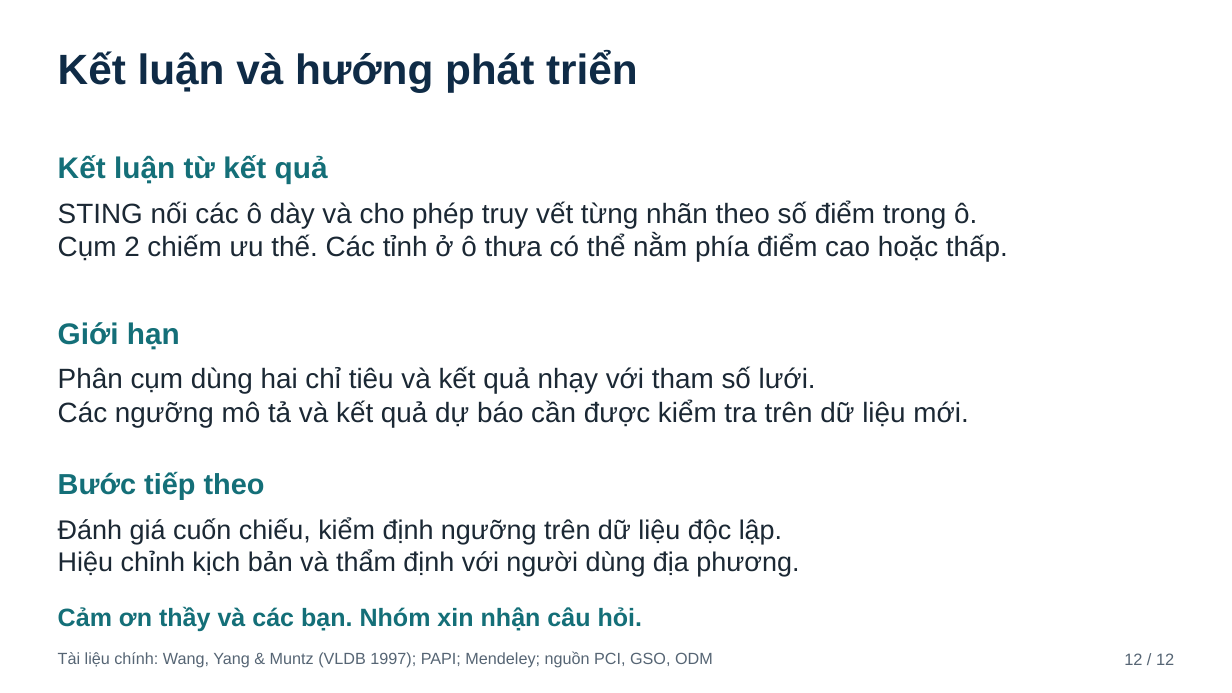
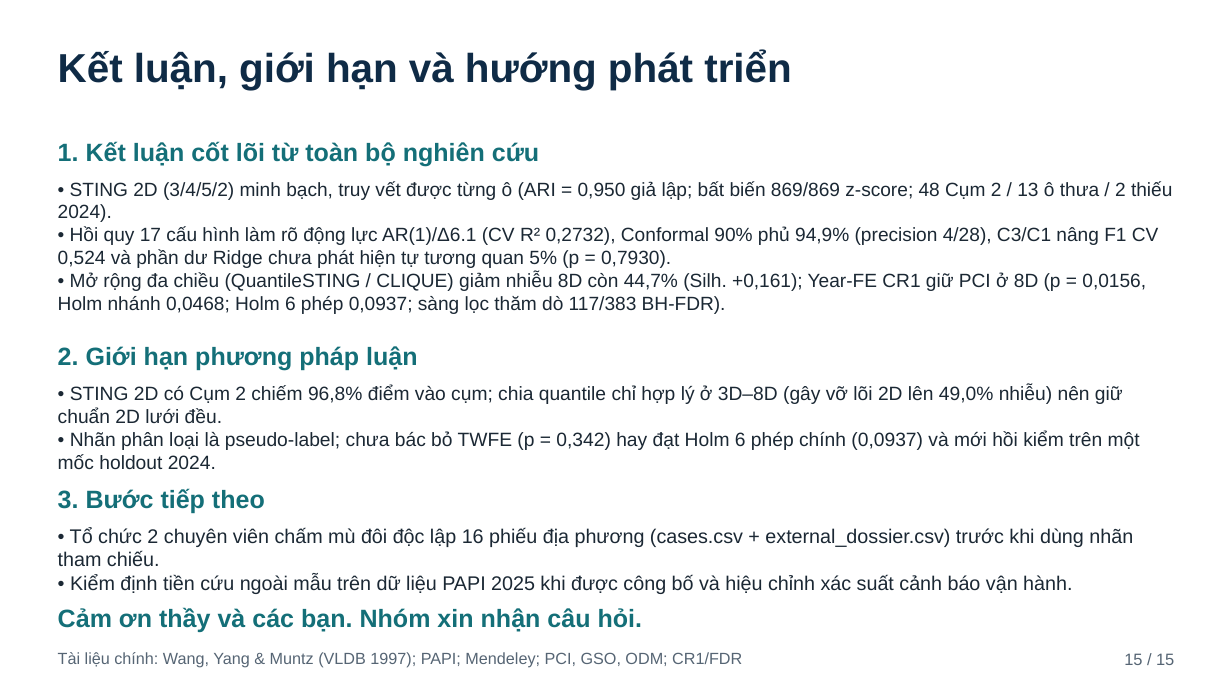
Before and after one commit to JasonTM17/Grid_Based_Sociology, a slide deck: slide 15 of assets/sting_papi_slides_template.pptx (slide 12 before the commit). Drawn at 1232x693 pixels with LibreOffice and Linux fonts; fonts in the diff are those of the drawing. Boxes give left, top, right and bottom in pixels: in the first picture for what was removed or moved away, otherwise in the second. Text is boxed around its words. In the diff, an @@ line names an element or a change of style, - is before the commit and + after.

```diff
--- a/assets/sting_papi_slides_template.pptx
+++ b/assets/sting_papi_slides_template.pptx
@@ text at [58,50,791,90]: text changed; size 33 to 31.5 pt @@
-Kết luận và hướng phát triển
+Kết luận, giới hạn và hướng phát triển
@@ text at [58,141,539,167]: text changed; size 23.2 to 19.5 pt @@
-Kết luận từ kết quả
+1. Kết luận cốt lõi từ toàn bộ nghiên cứu
@@ text removed at [58,201,1008,262] @@
-STING nối các ô dày và cho phép truy vết từng nhãn theo số điểm trong ô.
-Cụm 2 chiếm ưu thế. Các tỉnh ở ô thưa có thể nằm phía điểm cao hoặc thấp.
@@ text added at [58,181,1172,314], 14.8 pt, text #1B2834 @@
+• STING 2D (3/4/5/2) minh bạch, truy vết được từng ô (ARI = 0,950 giả lập; bất biến 869/869 z-score; 48 Cụm 2 / 13 ô thưa / 2 thiếu 2024).
+• Hồi quy 17 cấu hình làm rõ động lực AR(1)/Δ6.1 (CV R² 0,2732), Conformal 90% phủ 94,9% (precision 4/28), C3/C1 nâng F1 CV 0,524 và phần dư Ridge chưa phát hiện tự tương quan 5% (p = 0,7930).
+• Mở rộng đa chiều (QuantileSTING / CLIQUE) giảm nhiễu 8D còn 44,7% (Silh. +0,161); Year-FE CR1 giữ PCI ở 8D (p = 0,0156, Holm nhánh 0,0468; Holm 6 phép 0,0937; sàng lọc thăm dò 117/383 BH-FDR).
@@ text at [58,346,417,371]: text changed; size 23.2 to 19.5 pt @@
-Giới hạn
+2. Giới hạn phương pháp luận
@@ text removed at [58,367,968,427] @@
-Phân cụm dùng hai chỉ tiêu và kết quả nhạy với tham số lưới.
-Các ngưỡng mô tả và kết quả dự báo cần được kiểm tra trên dữ liệu mới.
@@ text added at [58,385,1140,469], 15 pt, text #1B2834 @@
+• STING 2D có Cụm 2 chiếm 96,8% điểm vào cụm; chia quantile chỉ hợp lý ở 3D–8D (gây vỡ lõi 2D lên 49,0% nhiễu) nên giữ chuẩn 2D lưới đều.
+• Nhãn phân loại là pseudo-label; chưa bác bỏ TWFE (p = 0,342) hay đạt Holm 6 phép chính (0,0937) và mới hồi kiểm trên một mốc holdout 2024.
@@ text at [58,488,265,514]: text changed; size 22.5 to 19.5 pt @@
-Bước tiếp theo
+3. Bước tiếp theo
@@ text at [58,527,1133,594]: text changed; size 21 to 15.4 pt @@
-Đánh giá cuốn chiếu, kiểm định ngưỡng trên dữ liệu độc lập.
-Hiệu chỉnh kịch bản và thẩm định với người dùng địa phương.
+• Tổ chức 2 chuyên viên chấm mù đôi độc lập 16 phiếu địa phương (cases.csv + external_dossier.csv) trước khi dùng nhãn tham chiếu.
+• Kiểm định tiền cứu ngoài mẫu trên dữ liệu PAPI 2025 khi được công bố và hiệu chỉnh xác suất cảnh báo vận hành.
@@ text at [58,652,742,668]: text changed @@
-Tài liệu chính: Wang, Yang & Muntz (VLDB 1997); PAPI; Mendeley; nguồn PCI, GSO, ODM
+Tài liệu chính: Wang, Yang & Muntz (VLDB 1997); PAPI; Mendeley; PCI, GSO, ODM; CR1/FDR
@@ text at [1124,653,1174,665]: text changed @@
-12 / 12
+15 / 15
```
Also in this commit, not shown: 10 other slides changed, 4 slides added, 1 slide removed, 52 other files.
